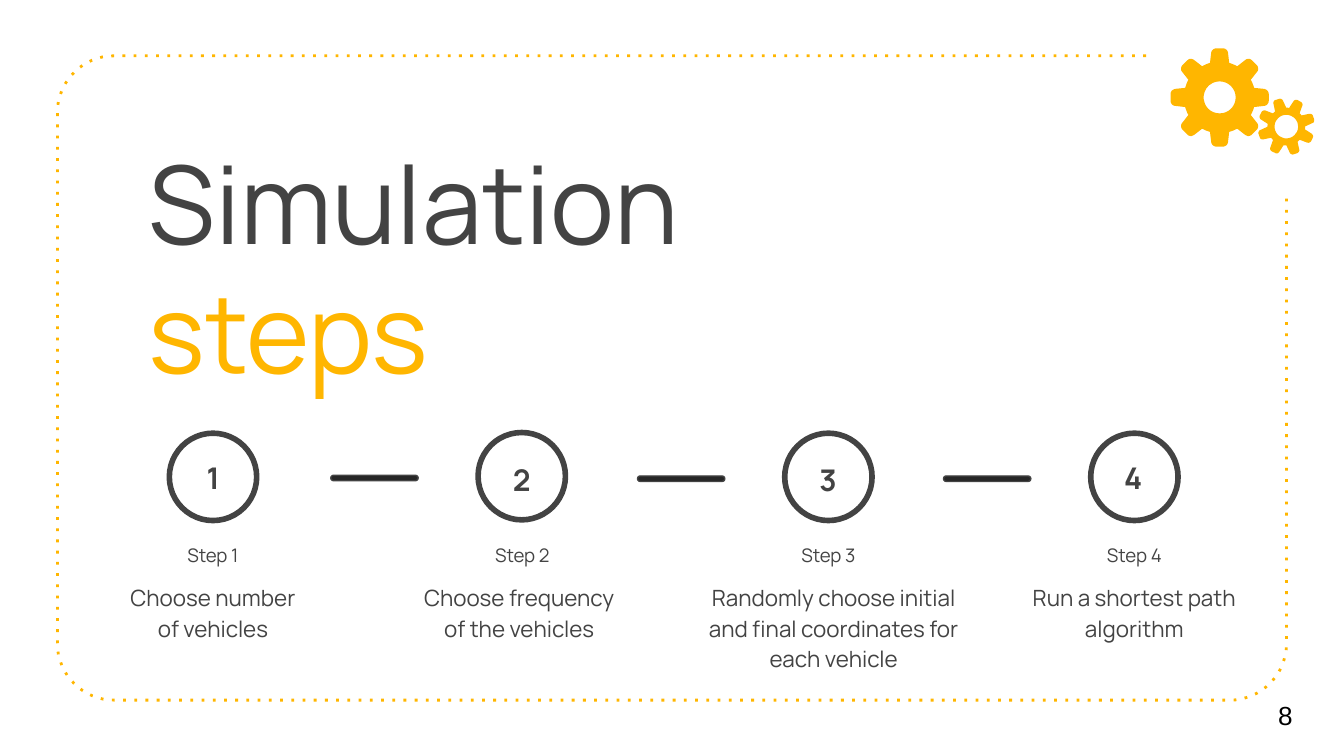
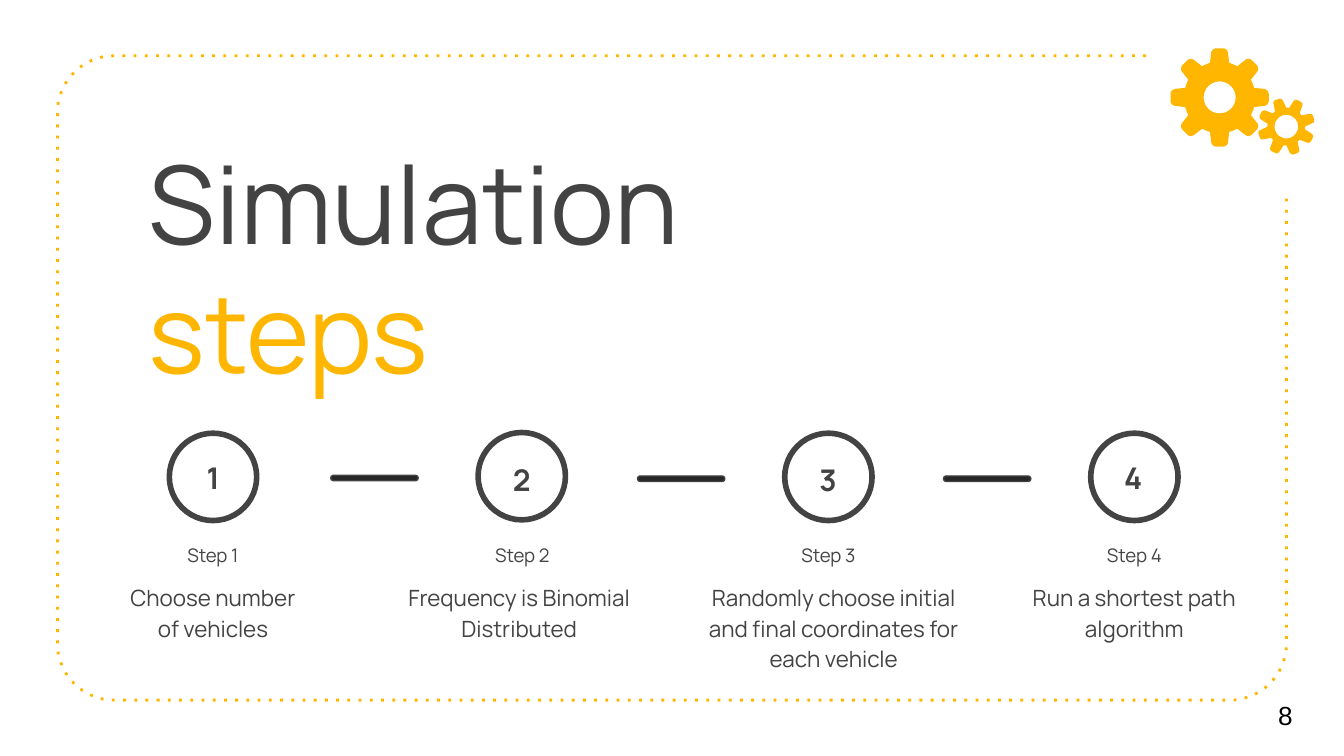
Before and after one commit to M20190649/SummitBTW, a slide deck: slide 8 of materials/endOfSemseter.pptx. Drawn at 1344x756 pixels with LibreOffice and Linux fonts; fonts in the diff are those of the drawing. Boxes give left, top, right and bottom in pixels: in the first picture for what was removed or moved away, otherwise in the second. Text is boxed around its words. In the diff, an @@ line names an element or a change of style, - is before the commit and + after.

```diff
--- a/materials/endOfSemseter.pptx
+++ b/materials/endOfSemseter.pptx
@@ text at bbox=[408, 589, 630, 638]: text changed @@
-Choose frequency
-of the vehicles
+Frequency is Binomial Distributed
```
Also in this commit, not shown: 1 other slide changed, 1 other file.
